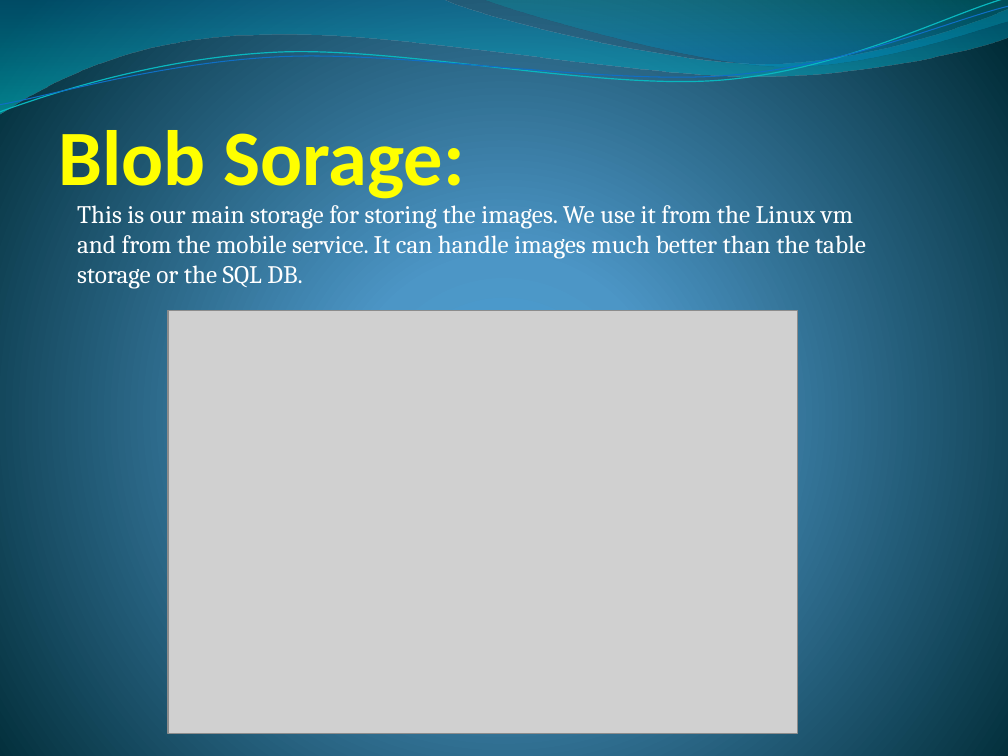
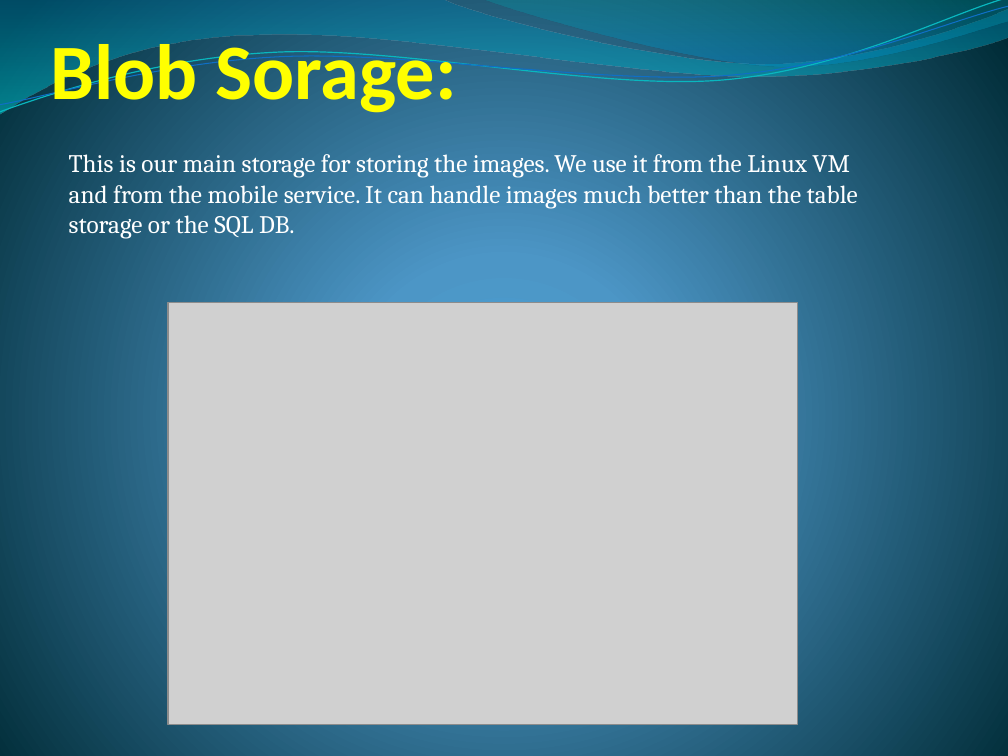
Before and after one commit to DLif/Rain_app, a slide deck: slide 6 of Rain Man.pptx (slide 5 before the commit). Drawn at 1008x756 pixels with LibreOffice and Linux fonts; fonts in the diff are those of the drawing; grey boxes stand for pictures. Boxes give left, top, right and bottom in pixels: in the first picture for what was removed or moved away, otherwise in the second. Text is boxed around its words. In the diff, an @@ line names an element or a change of style, - is before the commit and + after.

```diff
--- a/Rain Man.pptx
+++ b/Rain Man.pptx
@@ title "Blob Sorage:" rewrapped from bbox=[58, 130, 464, 199] to bbox=[50, 38, 456, 113] @@
@@ text at bbox=[69, 154, 858, 239]: text changed @@
-This is our main storage for storing the images. We use it from the Linux vm and from the mobile service. It can handle images much better than the table storage or the SQL DB.
+This is our main storage for storing the images. We use it from the Linux VM and from the mobile service. It can handle images much better than the table storage or the SQL DB.
@@ picture: place and size @@
-picture at bbox=[168, 310, 797, 733]
+picture at bbox=[168, 302, 797, 725]
```
Also in this commit, not shown: 3 other slides changed, 5 slides added, 2 slides removed.
